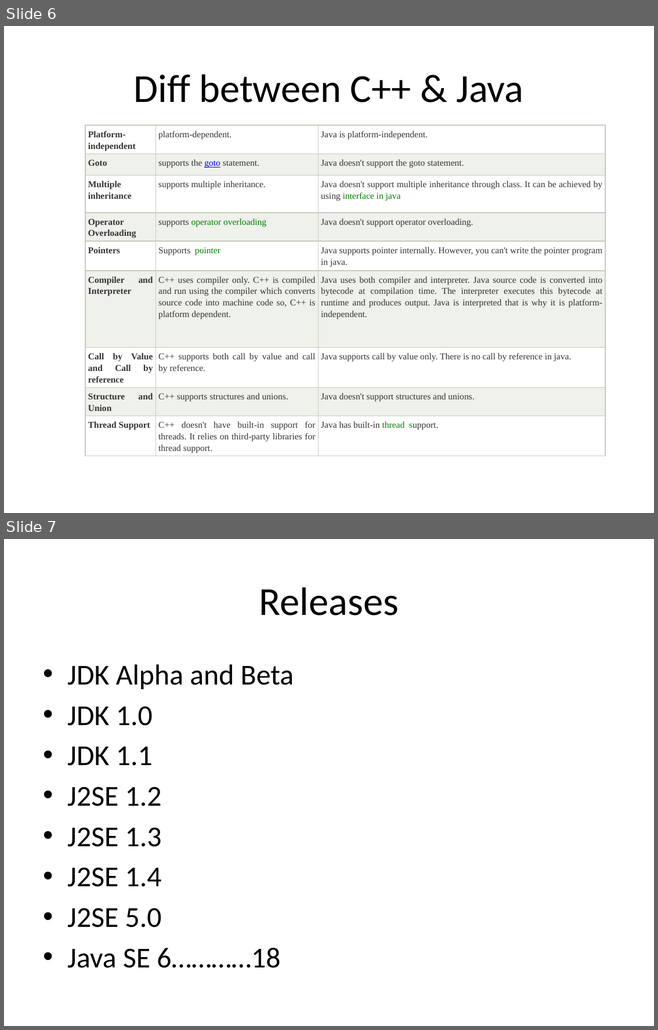
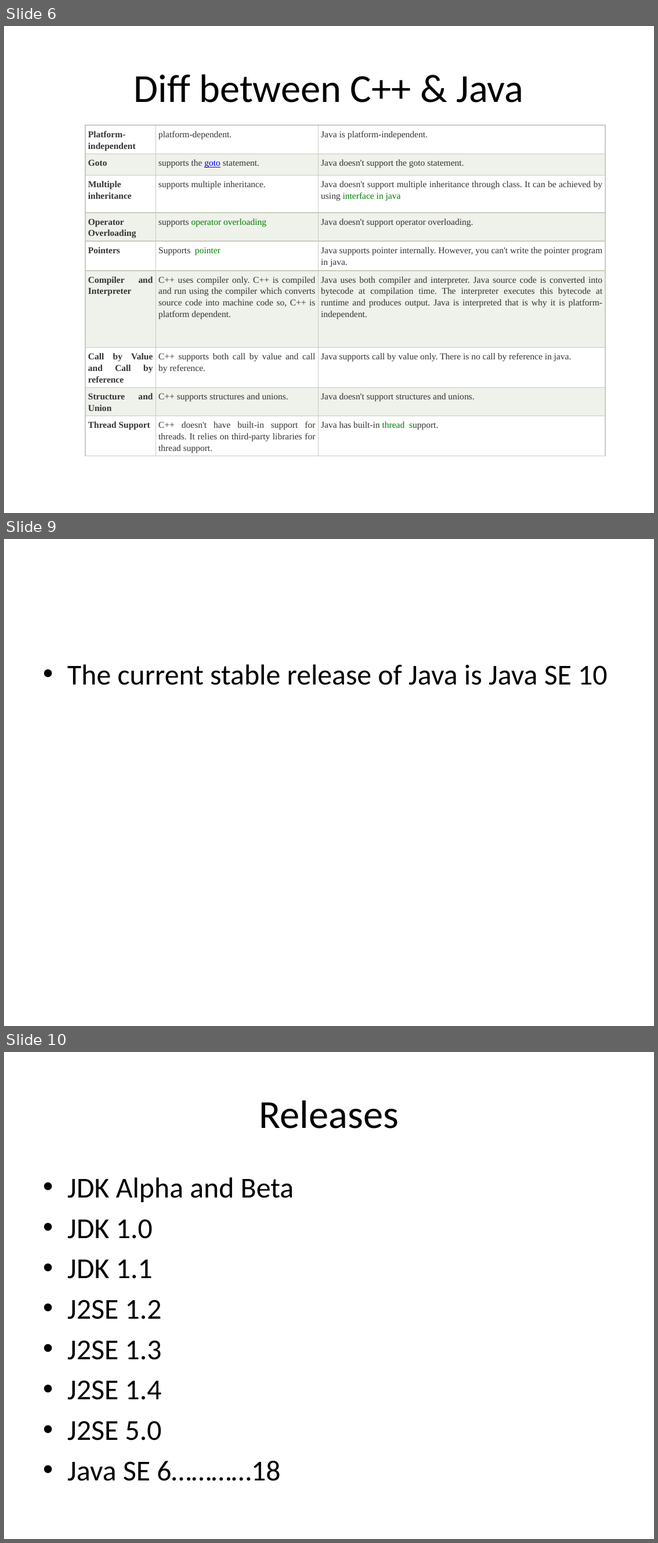
Before and after one commit to BesantJ2ee/JavaCourse, a slide deck: Module_1/Module_1_Introduction.pptx. Shown one above the other, each under a label of ours: slides 6 and 7 before the commit, slides 6, 9 and 10 after it; the slides between them are not shown. The pictures are 658x1030 and 658x1543 pixels, drawn with LibreOffice and Linux fonts; fonts in the diff are those of the drawing. Boxes give left, top, right and bottom in pixels: in the first picture for what was removed or moved away, otherwise in the second. Text is boxed around its words. In the diff, an @@ line names an element or a change of style, - is before the commit and + after.

```diff
--- a/Module_1/Module_1_Introduction.pptx
+++ b/Module_1/Module_1_Introduction.pptx
@@ slide 9 added at (x1=4, y1=539, x2=654, y2=1026), background #FFFFFF @@
@@ text added at (x1=67, y1=664, x2=607, y2=685), 32 pt, text #000000 @@
+• The current stable release of Java is Java SE 10
@@ what was slide 7 is now slide 10 @@
```
Also in this commit, not shown: 2 other slides added.
